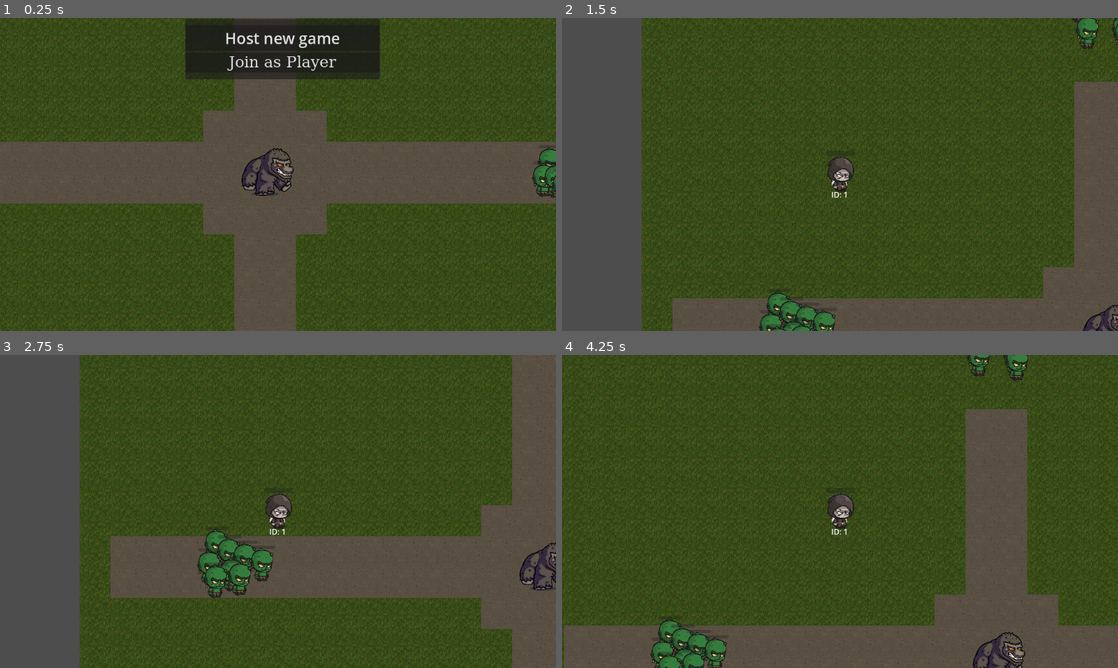
Above: before the commit, frames 1-4 (two rows, left to right).
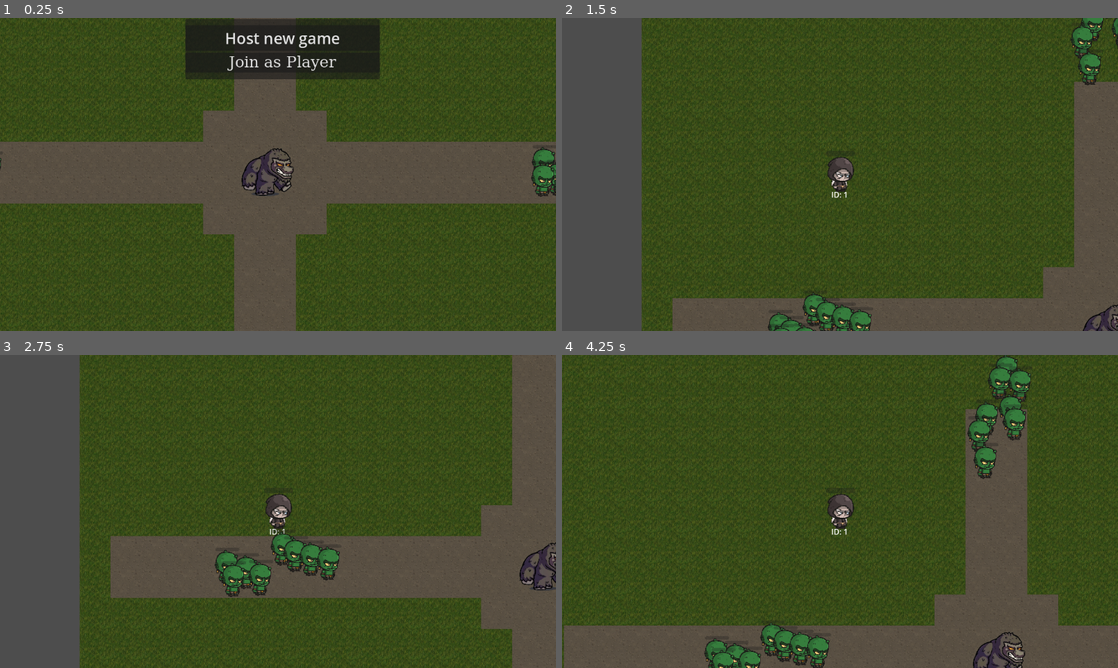
Above: after the commit, the same moments.

Repository: LucasJappert/moomoo-lan-party
Game: Godot game, scene res://scenes/game.tscn
Same seed, same stepped clock (60 frames per second), same inputs: the game is played once before the commit and once after it.
Inputs (mouse positions are in pixels of both pictures, inside the frame that each line leads up to):
- Up to frame 1 (0.25 s): no input
- Up to frame 2 (1.5 s): tap Enter at 0.5 s; move the mouse to (962, 158) at 0.52 s; hold D 0.53-1.25 s; click (962, 158) at 0.67 s; click "Host new game" at 1.25 s
- Up to frame 3 (2.75 s): move the mouse to (166, 527) at 2.02 s; hold S from 2.03 s (still down)
- Up to frame 4 (4.25 s): move the mouse to (895, 442) at 2.77 s; release S at 2.78 s; hold D 2.78-3.53 s; move the mouse to (812, 574) at 3.52 s; hold W from 3.53 s (still down); click (812, 574) at 3.67 s

The runs differ from the first frame. In frame 1, 0.3% of the frame differs, in the area x 0-100%, y 41-58%; in frame 2, 2.2%; in frame 3, 2.9%; in frame 4, 5.0%, in the area x 15-85%, y 0-100%.
Error in both runs: Invalid assignment of property or key 'zoom' with value of type 'Vector2' on a base object of type 'Nil'. (res://scripts/camera.gd:32)

Commit message:
improve enemies movement with pause timer

Diff:
--- a/scenes/game.tscn
+++ b/scenes/game.tscn
@@ -1,8 +1,9 @@
-[gd_scene load_steps=12 format=4 uid="uid://cwrqk21prcrn7"]
+[gd_scene load_steps=13 format=4 uid="uid://cwrqk21prcrn7"]
 
 [ext_resource type="Script" uid="uid://dkenf2aknhk7r" path="res://scripts/game.gd" id="1_lbhrr"]
 [ext_resource type="Texture2D" uid="uid://b6jnkm7kk6mgc" path="res://assets/grass-earth-64.png" id="1_uwrxv"]
 [ext_resource type="Script" uid="uid://bcttwnyn6ytsx" path="res://scripts/game_manager.gd" id="3_lnu2h"]
+[ext_resource type="Script" uid="uid://eg5j8f3fioi" path="res://scripts/moomoo.gd" id="4_iywne"]
 [ext_resource type="Texture2D" uid="uid://6fmcewqrxu2g" path="res://assets/moomoo.png" id="4_lbhrr"]
 
 [sub_resource type="NavigationPolygon" id="NavigationPolygon_lnu2h"]
@@ -289,6 +290,7 @@
 y_sort_enabled = true
 
 [node name="EnemiesSpawner" type="MultiplayerSpawner" parent="."]
+_spawnable_scenes = PackedStringArray("uid://2smlofmifmk")
 spawn_path = NodePath("../Enemies")
 
 [node name="Enemies" type="Node2D" parent="."]
@@ -298,17 +300,19 @@
 [node name="Moomoo" type="StaticBody2D" parent="."]
 z_index = 2
 z_as_relative = false
-y_sort_enabled = true
 position = Vector2(551, 304)
+script = ExtResource("4_iywne")
 
 [node name="Sprite2D" type="Sprite2D" parent="Moomoo"]
 z_index = 2
+z_as_relative = false
 position = Vector2(3, 13)
 scale = Vector2(0.9375, 0.9375)
 texture = ExtResource("4_lbhrr")
 
 [node name="CollisionShape2D" type="CollisionShape2D" parent="Moomoo"]
 z_index = 2
+z_as_relative = false
 position = Vector2(-2, 54)
 shape = SubResource("CircleShape2D_iywne")
 
--- a/scripts/enemy_scene.gd
+++ b/scripts/enemy_scene.gd
@@ -3,22 +3,59 @@
 extends CharacterBody2D
 
 static var enemy_scene = preload("res://scenes/enemy_scene.tscn")
+var speed: float = 50
+var is_movement_paused := false
+var movement_pause_timer: Timer
+
+@export var id: int:
+    set(id):
+        id = id
+        name = str(id)
+        set_multiplayer_authority(1)
 
 func _ready():
-	collision_layer = 1
-	collision_mask = 1
+    collision_layer = 1
+    collision_mask = 1
+
+    movement_pause_timer = Timer.new()
+    movement_pause_timer.one_shot = true
+    movement_pause_timer.wait_time = 2.0
+    add_child(movement_pause_timer)
+    movement_pause_timer.timeout.connect(_on_movement_pause_timer_timeout)
+
+func _process(_delta):
+    if not is_multiplayer_authority():
+        return
+
+    if is_movement_paused:
+        velocity = Vector2.ZERO
+        return move_and_slide()
+
+    var direction_to_center = (GameManager.moomoo.position - position).normalized()
+
+    velocity = direction_to_center * speed
+
+    move_and_slide()
+
+    if get_slide_collision_count() > 0 and movement_pause_timer.is_stopped():
+        is_movement_paused = true
+        print("MOVEMENT PAUSED")
+        movement_pause_timer.start()
+
+func _on_movement_pause_timer_timeout():
+    is_movement_paused = false
+
 
 static func spawn_enemy(moomoo_position = Vector2.ZERO):
-	var TILES_DISTANCE = 10
-	var ENEMIES_BY_ZONE = 4
+    var TILES_DISTANCE = 10
+    var ENEMIES_BY_ZONE = 4
 
-	for direction in [Vector2.LEFT, Vector2.RIGHT, Vector2.UP, Vector2.DOWN]:
-		for i in range(ENEMIES_BY_ZONE):
-			var enemy = enemy_scene.instantiate()
-			var random_noise = Vector2(randi_range(-64, 64), randi_range(-64, 64))
-			enemy.position = moomoo_position + direction * TILES_DISTANCE * 64 + random_noise
-			GameManager.enemies_node.add_child(enemy)
-
-
-# agregar estatua al centro
-# hacer que los enemigos se muevan hacia el centro
+    var counter = 0
+    for direction in [Vector2.LEFT, Vector2.RIGHT, Vector2.UP, Vector2.DOWN]:
+        for i in range(ENEMIES_BY_ZONE):
+            counter += 1
+            var enemy = enemy_scene.instantiate()
+            enemy.id = counter
+            var random_noise = Vector2(randi_range(-64, 64), randi_range(-64, 64))
+            enemy.position = moomoo_position + direction * TILES_DISTANCE * 64 + random_noise
+            GameManager.enemies_node.add_child(enemy)
--- a/scripts/game_manager.gd
+++ b/scripts/game_manager.gd
@@ -2,13 +2,14 @@
 
 const enemy_scene = preload("res://scenes/enemy_scene.tscn")
 var enemies_node # Just for the server
+var moomoo: Moomoo
 
 func _ready() -> void:
 	_set_screen_size()
 	enemies_node = get_tree().get_root().get_node("Game/Enemies")
 	# _create_random_enemies()
-	var moomoo_position = get_tree().get_root().get_node("Game/Moomoo").position
-	Enemy.spawn_enemy(moomoo_position)
+	moomoo = get_tree().get_root().get_node("Game/Moomoo")
+	Enemy.spawn_enemy(moomoo.position)
 
 func _set_screen_size() -> void:
 	# Obtener tamaño del monitor principal (monitor 0)
--- /dev/null
+++ b/scripts/moomoo.gd
@@ -0,0 +1,3 @@
+class_name Moomoo
+
+extends StaticBody2D
--- a/scripts/player.gd
+++ b/scripts/player.gd
@@ -24,7 +24,7 @@
 func _physics_process(_delta):
 	_try_apply_movement_from_input(_delta)
 
-func _try_apply_movement_from_input(delta):
+func _try_apply_movement_from_input(_delta):
 	if not multiplayer.is_server():
 		return
 
Not shown, added: scripts/moomoo.gd.uid
